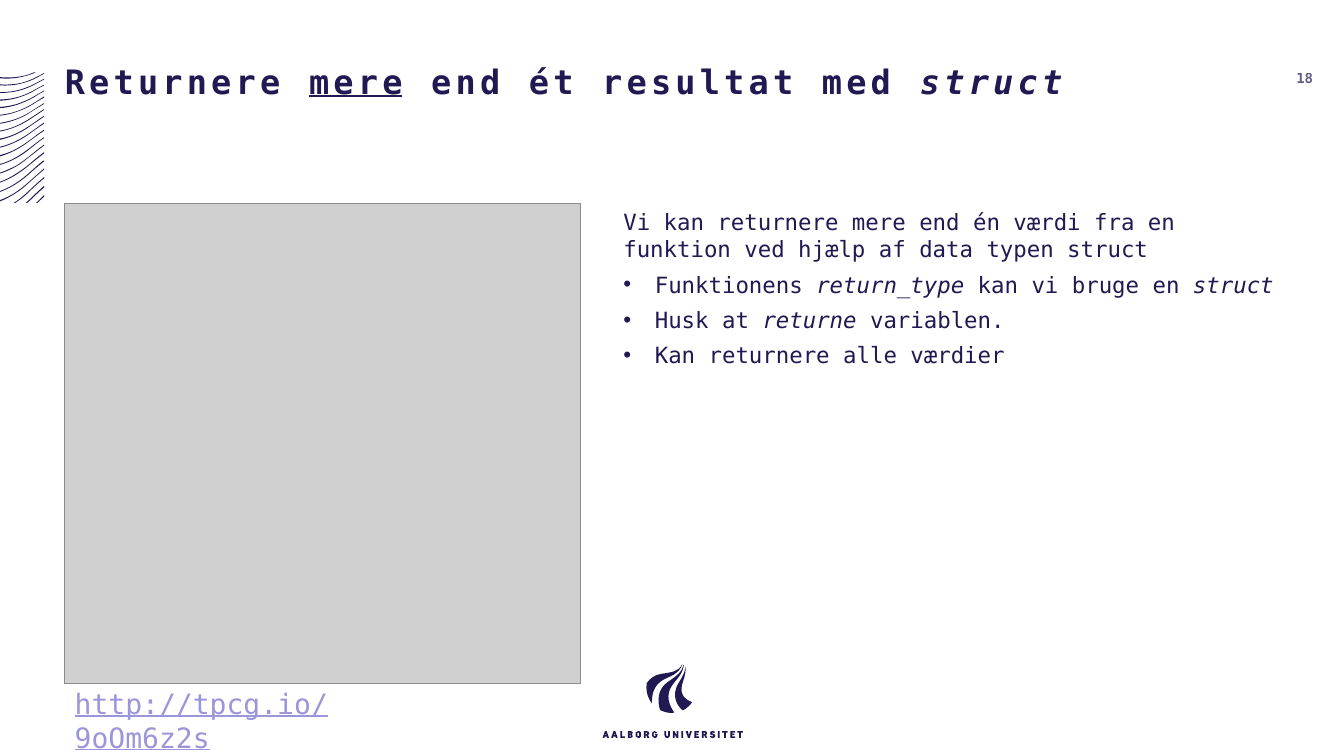
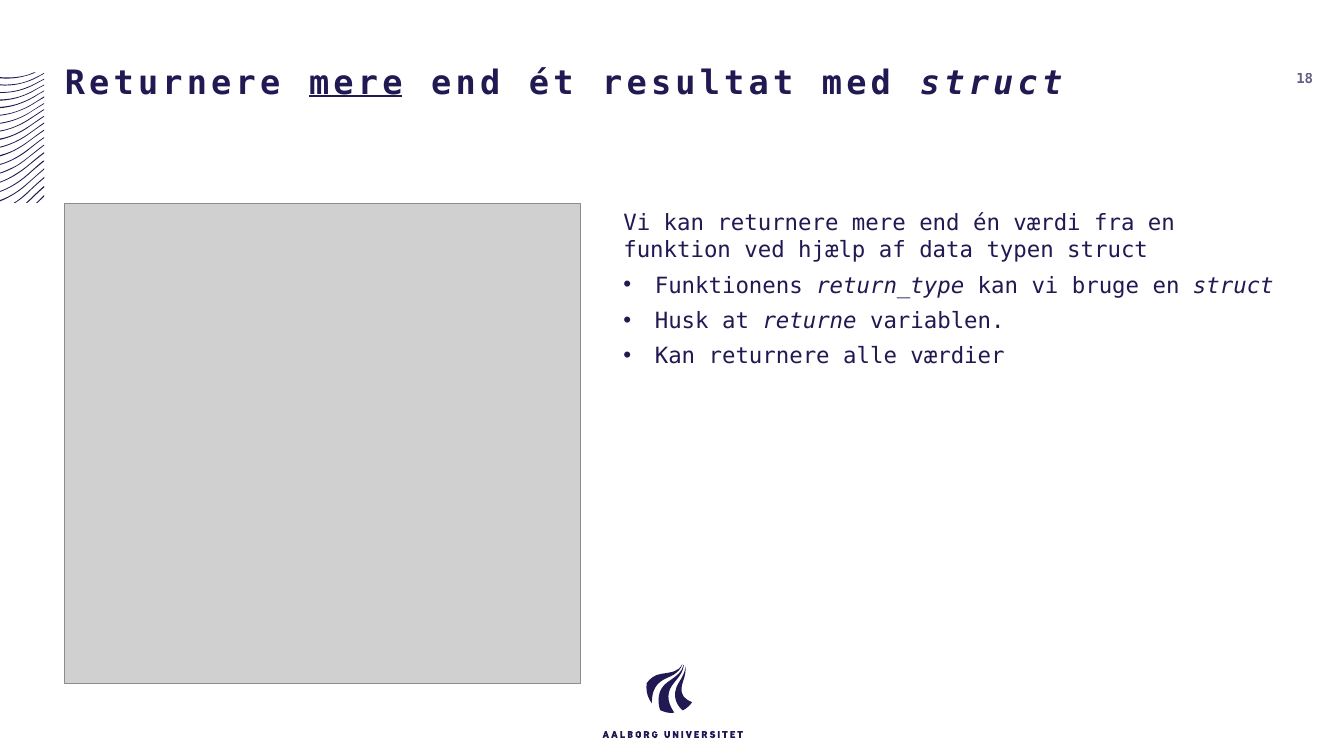
Before and after one commit to AAU-ST1-Programming/functions, a slide deck: slide 18 of functions.pptx. Drawn at 1344x756 pixels with LibreOffice and Linux fonts; fonts in the diff are those of the drawing; grey boxes stand for pictures. Boxes give left, top, right and bottom in pixels: in the first picture for what was removed or moved away, otherwise in the second. Text is boxed around its words. In the diff, an @@ line names an element or a change of style, - is before the commit and + after.

```diff
--- a/functions.pptx
+++ b/functions.pptx
@@ text removed at (x1=75, y1=693, x2=328, y2=750) @@
-http://tpcg.io/9oOm6z2s
```
Also in this commit, not shown: 8 other slides changed.
